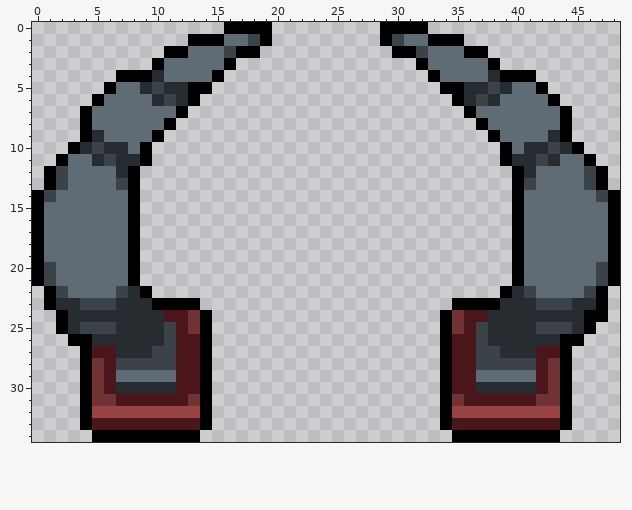
A pixel-art sprite gets an edit: sprites/teleporter/sprTeleporterIdle.png. The first picture shows the starting point.
The file is 49x35 pixels.
After:
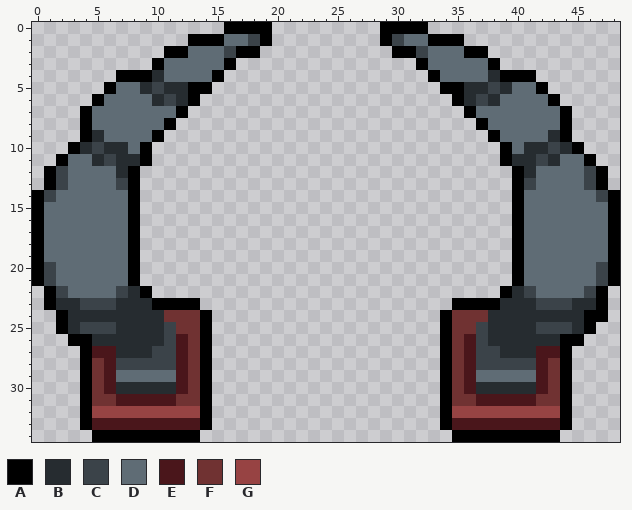
Palette (. is transparent): A #000000  B #262c30  C #3b4349  D #5f6c75  E #4a161b  F #703232  G #974343
Changes in this commit:
@@ x 9..39 @@
 23 BAAAA.....................AAAAB
-24 BBEEFA...................AFEEBB
-25 BBCEFA...................AFECBB
-26 BBCEEA...................AEECBB
-27 BCCEEA...................AEECCB
-28 CCCEEA...................AEECCC
-29 DDDEEA...................AEEDDD
-30 BBBEEA...................AEEBBB
-31 EEEEFA...................AFEEEE
+24 BBFFFA...................AFFFBB
+25 BBCFFA...................AFFCBB
+26 BBCEFA...................AFECBB
+27 BCCEFA...................AFECCB
+28 CCCEFA...................AFECCC
+29 DDDEFA...................AFEDDD
+30 BBBEFA...................AFEBBB
+31 EEEFFA...................AFFEEE
 32 GGGGGA...................AGGGGG
Pixel boxes of the changes (left, top, right, bottom) in both pictures:
changed: (164, 310, 200, 406)
changed: (452, 310, 488, 406)
